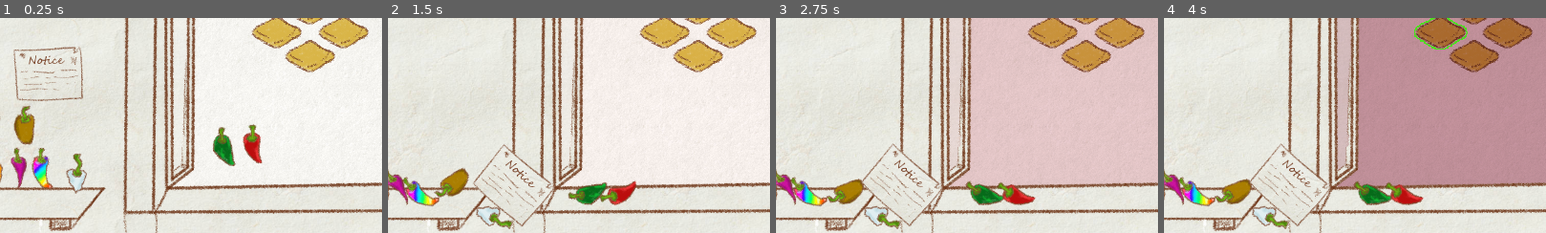
Above: before the commit, frames 1-4 (left to right).
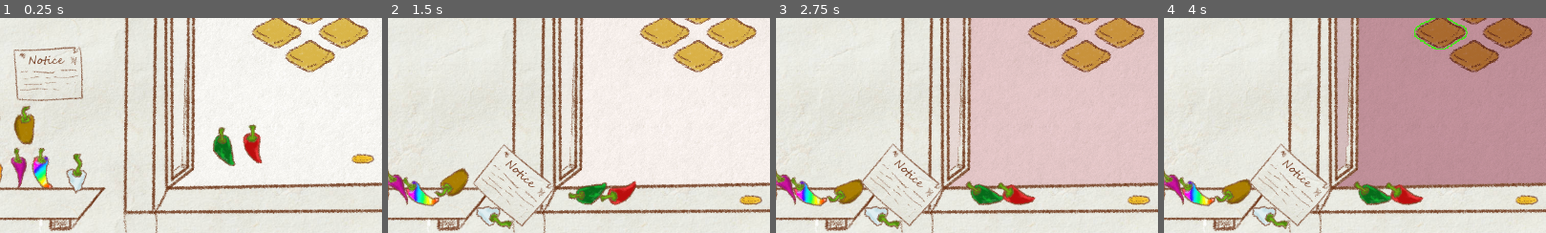
Above: after the commit, the same moments.

Repository: fresh4/GameJam2
Game: Godot game, scene res://Scenes/prototype_level.tscn
Two runs of this game, one before a commit and one after it. Both use one fixed random seed, a clock stepped at 60 frames per second and the inputs below.
Inputs (mouse positions are % of the whole screen's width and height, from its top left):
- Up to frame 1 (0.25 s): no input
- Up to frame 2 (1.5 s): click "Progress Time" at 0.5 s; click "Progress Time" at 1.25 s
- Up to frame 3 (2.75 s): click "Progress Time" at 2 s
- Up to frame 4 (4 s): move the mouse to (52, 48) at 2.77 s; press the mouse at (52, 48) at 2.78 s; move the mouse to (48, 53) at 3.52 s; release the mouse at (48, 53) at 3.53 s; click (48, 53) at 3.6 s
The pictures show only the part of the screen within x 12-62%, y 50-100%; the shares and areas given below are measured in that part.

The runs differ from the first frame. In frame 1, 0.2% of the frame differs, in the area x 92-98%, y 63-68%; in frame 2, 0.2%; in frame 3, 0.2%; in frame 4, 0.2%.

Commit message:
Added a coin prefab

Diff:
--- /dev/null
+++ b/Prefabs/coin_prefab.tscn
@@ -0,0 +1,25 @@
+[gd_scene load_steps=4 format=3 uid="uid://b8evs7c0sfjyp"]
+
+[ext_resource type="Texture2D" uid="uid://bxr2deqi0y1ga" path="res://Assets/Art/Misc/coin.png" id="1_80120"]
+[ext_resource type="PackedScene" uid="uid://ddktg6351ag7b" path="res://Prefabs/draggable.tscn" id="2_0f284"]
+
+[sub_resource type="CapsuleShape2D" id="CapsuleShape2D_4yn3p"]
+radius = 7.0
+height = 38.0
+
+[node name="CoinPrefab" type="RigidBody2D"]
+collision_mask = 3
+
+[node name="Sprite2D" type="Sprite2D" parent="."]
+texture = ExtResource("1_80120")
+
+[node name="CollisionPolygon2D" type="CollisionPolygon2D" parent="."]
+visible = false
+polygon = PackedVector2Array(8, -7, 15, -5, 18, -1, 17, 2, 13, 5, 8, 7, -10, 7, -15, 5, -18, 3, -19, 0, -18, -3, -15, -6, -9, -7)
+
+[node name="DetectionArea" parent="." instance=ExtResource("2_0f284")]
+
+[node name="CollisionShape2D" type="CollisionShape2D" parent="DetectionArea"]
+visible = false
+rotation = 1.5708
+shape = SubResource("CapsuleShape2D_4yn3p")
--- /dev/null
+++ b/Prefabs/draggable.tscn
@@ -0,0 +1,8 @@
+[gd_scene load_steps=2 format=3 uid="uid://ddktg6351ag7b"]
+
+[ext_resource type="Script" path="res://Scripts/draggable.gd" id="1_dpea3"]
+
+[node name="DetectionArea" type="Area2D"]
+collision_layer = 2
+collision_mask = 0
+script = ExtResource("1_dpea3")
--- a/Scenes/prototype_level.tscn
+++ b/Scenes/prototype_level.tscn
@@ -21,6 +21,7 @@
 [ext_resource type="PackedScene" uid="uid://bf8s8mk21u7ya" path="res://Prefabs/Peppers/pepper_yellow_prefab.tscn" id="19_un27w"]
 [ext_resource type="PackedScene" uid="uid://cshxev1010rce" path="res://Prefabs/Peppers/pepper_black_prefab.tscn" id="20_ukipr"]
 [ext_resource type="PackedScene" uid="uid://cwetu0gpjql45" path="res://Prefabs/Peppers/pepper_brown_prefab.tscn" id="21_egy4y"]
+[ext_resource type="PackedScene" uid="uid://b8evs7c0sfjyp" path="res://Prefabs/coin_prefab.tscn" id="22_030br"]
 
 [sub_resource type="CompressedTexture2D" id="CompressedTexture2D_4iy5j"]
 
@@ -220,6 +221,7 @@
 position = Vector2(576, 544)
 
 [node name="Bounds" type="StaticBody2D" parent="Inside"]
+visible = false
 position = Vector2(640, 696)
 
 [node name="TopCollider" type="CollisionShape2D" parent="Inside/Bounds"]
@@ -269,10 +271,12 @@
 collision_mask = 3
 
 [node name="CollisionShape2D" type="CollisionShape2D" parent="Inside/Cauldron/IngredientDetectionArea"]
+visible = false
 position = Vector2(-8, -64)
 shape = SubResource("RectangleShape2D_cxyhx")
 
 [node name="CollisionPolygon2D" type="CollisionPolygon2D" parent="Inside/Cauldron"]
+visible = false
 polygon = PackedVector2Array(-128, -140, -131, -125, -121, -116, -113, -104, -115, -92, -133, -77, -149, -70, -165, -60 …(354 unchanged characters)…
 
 [node name="IngredientsAdded" type="Node2D" parent="Inside/Cauldron"]
@@ -313,6 +317,7 @@
 script = ExtResource("13_mxw4m")
 
 [node name="CollisionShape2D" type="CollisionShape2D" parent="Inside/Notice/DetectionArea"]
+visible = false
 position = Vector2(1, 2)
 shape = SubResource("RectangleShape2D_yca1l")
 
@@ -342,6 +347,9 @@
 
 [node name="Pepper9" parent="Inside" instance=ExtResource("21_egy4y")]
 position = Vector2(192, 512)
+
+[node name="CoinPrefab" parent="." instance=ExtResource("22_030br")]
+position = Vector2(760, 568)
 
 [connection signal="pressed" from="Inside/Button" to="." method="_on_button_pressed"]
 [connection signal="body_entered" from="Inside/Cauldron/IngredientDetectionArea" to="Inside/Cauldron" method="_on_ingredient_detection_area_body_entered"]
Binary file added: Assets/Art/Misc/coin.png
Not shown, added: Assets/Art/Misc/coin.png.import
Not shown: 1 places in Scenes/prototype_level.tscn that only renumber resources
